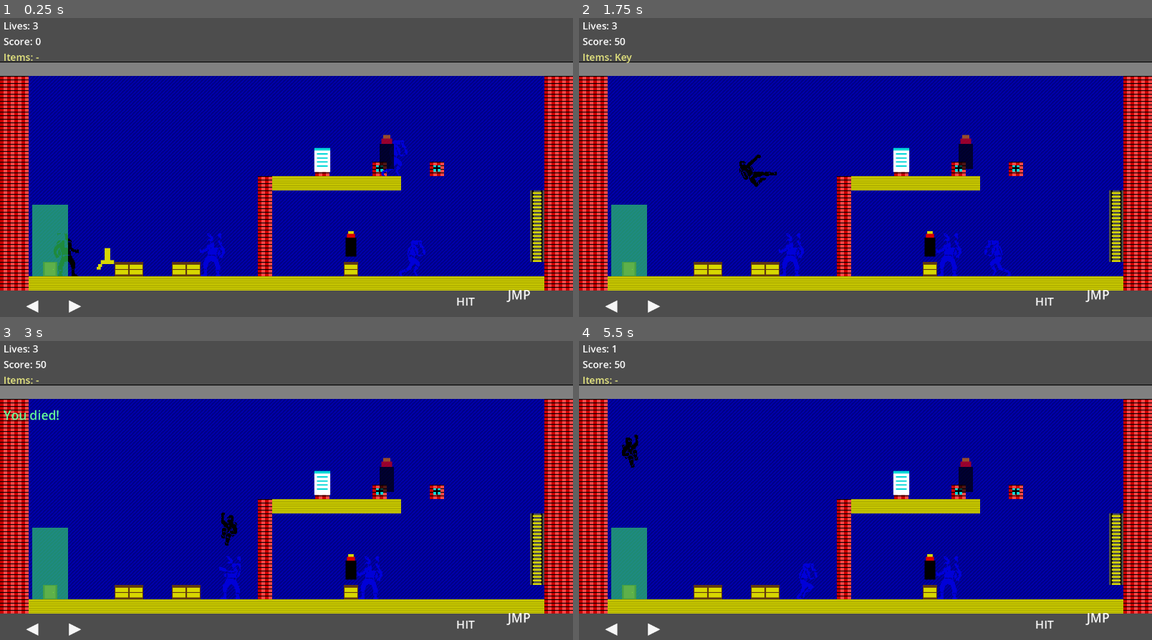
Above: before the commit, frames 1-4 (two rows, left to right).
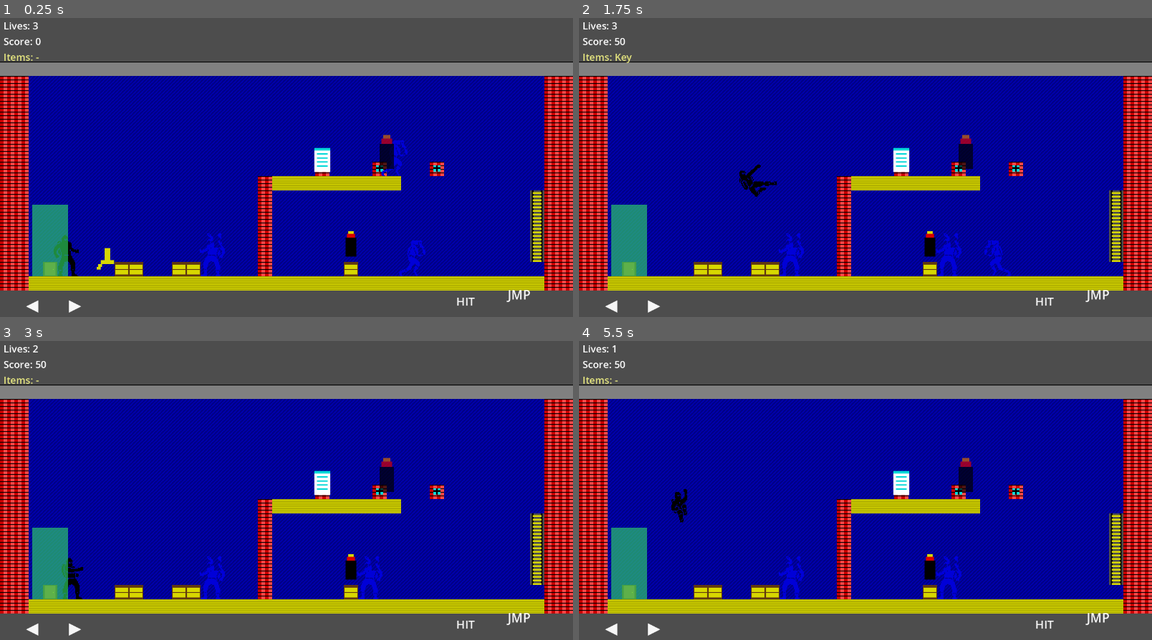
Above: after the commit, the same moments.

Repository: tormoz70/saboteur-92
Game: Godot game, scene res://scenes/main.tscn
Same seed, same stepped clock (60 frames per second), same inputs: the game is played once before the commit and once after it.
Inputs:
- Up to frame 1 (0.25 s): no input
- Up to frame 2 (1.75 s): hold Z (punch) 0.53-1.28 s; hold Right (move_right) from 0.53 s (still down); tap Space (jump) at 0.77, 0.8, 1.07, 1.35, 1.52 s; tap Z (punch) at 1.55 s
- Up to frame 3 (3 s): tap Space (jump) at 1.82, 2.3 s; release Right (move_right) at 2.03 s; hold Left (move_left) 2.03-2.78 s; hold Z (punch) 2.03-2.78 s; hold Right (move_right) from 2.78 s (still down); tap Z (punch) at 2.85 s
- Up to frame 4 (5.5 s): tap Space (jump) at 3.02, 3.32, 3.6, 3.77, 4.07, 4.52, 4.82, 5.3 s; release Right (move_right) at 4.28 s; hold Left (move_left) 4.28-5.03 s; tap Z (punch) at 4.35 s; hold Right (move_right) from 5.03 s (still down); hold Z (punch) from 5.03 s (still down)

The runs differ from the first frame. In frame 1, less than 0.1% of the frame differs, in the area x 9-14%, y 72-85%; in frame 2, 0.4%; in frame 3, 1.0%, in the area x 0-42%, y 1-87%; in frame 4, 0.7%.

Commit message:
Add saboteur92 player gameplay sprites and TAP character ripper.
Wire the hero to saboteur92_player.png with separate jump, jump_kick, and crouch animations. Update Aseprite sources for the player and guard, and add extract_from_tap.py to pull character frames from SABOTEU1.TAP.

Diff:
--- a/scenes/player/player.tscn
+++ b/scenes/player/player.tscn
@@ -1,7 +1,7 @@
-[gd_scene load_steps=16 format=3 uid="uid://player01scene"]
+[gd_scene load_steps=19 format=3 uid="uid://player01scene"]
 
 [ext_resource type="Script" path="res://scripts/player/player.gd" id="1"]
-[ext_resource type="Texture2D" path="res://assets/sprites/saboteur85_player.png" id="2"]
+[ext_resource type="Texture2D" path="res://assets/sprites/saboteur92_player.png" id="2"]
 
 [sub_resource type="RectangleShape2D" id="RectangleShape2D_body"]
 size = Vector2(14, 42)
@@ -38,27 +38,39 @@
 
 [sub_resource type="AtlasTexture" id="AtlasTexture_j0"]
 atlas = ExtResource("2")
-region = Rect2(288, 0, 48, 56)
+region = Rect2(384, 0, 48, 56)
+
+[sub_resource type="AtlasTexture" id="AtlasTexture_j1"]
+atlas = ExtResource("2")
+region = Rect2(432, 0, 48, 56)
 
 [sub_resource type="AtlasTexture" id="AtlasTexture_p0"]
 atlas = ExtResource("2")
-region = Rect2(336, 0, 48, 56)
+region = Rect2(288, 0, 48, 56)
 
 [sub_resource type="AtlasTexture" id="AtlasTexture_p1"]
 atlas = ExtResource("2")
-region = Rect2(384, 0, 48, 56)
+region = Rect2(336, 0, 48, 56)
 
 [sub_resource type="AtlasTexture" id="AtlasTexture_c0"]
 atlas = ExtResource("2")
-region = Rect2(432, 0, 48, 56)
+region = Rect2(480, 0, 48, 56)
 
 [sub_resource type="AtlasTexture" id="AtlasTexture_c1"]
 atlas = ExtResource("2")
-region = Rect2(480, 0, 48, 56)
+region = Rect2(528, 0, 48, 56)
 
 [sub_resource type="AtlasTexture" id="AtlasTexture_d0"]
 atlas = ExtResource("2")
-region = Rect2(528, 0, 48, 56)
+region = Rect2(0, 0, 48, 56)
+
+[sub_resource type="AtlasTexture" id="AtlasTexture_u0"]
+atlas = ExtResource("2")
+region = Rect2(576, 0, 48, 56)
+
+[sub_resource type="AtlasTexture" id="AtlasTexture_u1"]
+atlas = ExtResource("2")
+region = Rect2(624, 0, 48, 56)
 
 [sub_resource type="SpriteFrames" id="SpriteFrames_player"]
 animations = [{
@@ -71,6 +83,11 @@
 "loop": true,
 "name": &"jump",
 "speed": 1.0
+}, {
+"frames": [{"duration": 1.0, "texture": SubResource("AtlasTexture_j0")}, {"duration": 1.0, "texture": SubResource("AtlasTexture_j1")}],
+"loop": false,
+"name": &"jump_kick",
+"speed": 10.0
 }, {
 "frames": [{"duration": 1.0, "texture": SubResource("AtlasTexture_r0")}, {"duration": 1.0, "texture": SubResource("AtlasTexture_r1")}, {"duration": 1.0, "texture": SubResource("AtlasTexture_r2")}, {"duration": 1.0, "texture": SubResource("AtlasTexture_r3")}],
 "loop": true,
@@ -86,6 +103,11 @@
 "loop": true,
 "name": &"climb",
 "speed": 6.0
+}, {
+"frames": [{"duration": 1.0, "texture": SubResource("AtlasTexture_u0")}, {"duration": 1.0, "texture": SubResource("AtlasTexture_u1")}],
+"loop": true,
+"name": &"crouch",
+"speed": 4.0
 }, {
 "frames": [{"duration": 1.0, "texture": SubResource("AtlasTexture_d0")}],
 "loop": false,
--- a/scripts/player/player.gd
+++ b/scripts/player/player.gd
@@ -1,14 +1,21 @@
 extends CharacterBody2D
 
-enum State { IDLE, RUN, JUMP, CLIMB, PUNCH, DEAD }
+enum State { IDLE, RUN, JUMP, JUMP_KICK, CLIMB, CROUCH, PUNCH, DEAD }
 
 @export var speed: float = 150.0
+@export var crouch_speed: float = 60.0
 @export var jump_velocity: float = -300.0
 @export var gravity: float = 600.0
 @export var climb_speed: float = 120.0
 @export var punch_duration: float = 0.35
 
+const BODY_STAND_SIZE := Vector2(14, 42)
+const BODY_STAND_POS := Vector2(24, 35)
+const BODY_CROUCH_SIZE := Vector2(14, 24)
+const BODY_CROUCH_POS := Vector2(24, 44)
+
 @onready var anim: AnimatedSprite2D = $AnimatedSprite2D
+@onready var body_collision: CollisionShape2D = $CollisionShape2D
 @onready var punch_area: Area2D = $PunchArea
 @onready var ladder_detector: Area2D = $LadderDetector
 
@@ -34,17 +41,38 @@
 	can_climb = ladder_detector.get_overlapping_areas().size() > 0
 	on_ladder = can_climb and abs(Input.get_axis("move_up", "move_down")) > 0.0
 
-	if current_state == State.PUNCH:
+	if current_state == State.PUNCH or current_state == State.JUMP_KICK:
 		punch_timer -= delta
 		if punch_timer <= 0.0:
 			punch_area.monitoring = false
-			current_state = State.IDLE
+			if is_on_floor():
+				current_state = State.IDLE
+			else:
+				current_state = State.JUMP
 
-	if current_state != State.PUNCH and Input.is_action_just_pressed("punch"):
-		_start_punch()
+	if current_state != State.PUNCH and current_state != State.JUMP_KICK:
+		if Input.is_action_just_pressed("jump") and is_on_floor() and Input.is_action_pressed("punch"):
+			velocity.y = jump_velocity
+			_start_jump_kick()
+		elif Input.is_action_just_pressed("punch"):
+			if is_on_floor():
+				_start_punch()
+			else:
+				_start_jump_kick()
+		elif Input.is_action_just_pressed("jump") and is_on_floor():
+			velocity.y = jump_velocity
+			current_state = State.JUMP
 
 	if on_ladder:
 		_process_climb(delta)
+	elif current_state == State.JUMP_KICK:
+		if not is_on_floor():
+			velocity.y += gravity * delta
+		var direction := Input.get_axis("move_left", "move_right")
+		if direction:
+			velocity.x = direction * speed
+			facing = int(sign(direction))
+			anim.flip_h = facing < 0
 	elif current_state != State.PUNCH:
 		_process_platformer(delta)
 
@@ -56,17 +84,22 @@
 func _process_platformer(delta: float) -> void:
 	if not is_on_floor():
 		velocity.y += gravity * delta
-		current_state = State.JUMP
+		if current_state != State.JUMP:
+			current_state = State.JUMP
 	else:
 		if current_state == State.JUMP:
 			current_state = State.IDLE
 
-	if Input.is_action_just_pressed("jump") and is_on_floor():
-		velocity.y = jump_velocity
-		current_state = State.JUMP
-
 	var direction := Input.get_axis("move_left", "move_right")
-	if direction:
+	if is_on_floor() and Input.is_action_pressed("move_down"):
+		if direction:
+			velocity.x = direction * crouch_speed
+			facing = int(sign(direction))
+			anim.flip_h = facing < 0
+		else:
+			velocity.x = move_toward(velocity.x, 0.0, crouch_speed)
+		current_state = State.CROUCH
+	elif direction:
 		velocity.x = direction * speed
 		facing = int(sign(direction))
 		anim.flip_h = facing < 0
@@ -78,7 +111,7 @@
 
 
 func _try_unstuck() -> void:
-	if not is_on_floor() or current_state == State.PUNCH or on_ladder:
+	if not is_on_floor() or current_state == State.PUNCH or current_state == State.JUMP_KICK or current_state == State.CROUCH or on_ladder:
 		return
 	var direction := Input.get_axis("move_left", "move_right")
 	if direction == 0.0 or absf(velocity.x) > 8.0:
@@ -99,23 +132,46 @@
 	current_state = State.PUNCH
 	punch_timer = punch_duration
 	punch_area.monitoring = true
-	punch_area.position.x = 24.0 * facing
+	punch_area.position = Vector2(24.0 * facing + 12.0, 19.0)
+
+
+func _start_jump_kick() -> void:
+	current_state = State.JUMP_KICK
+	punch_timer = punch_duration
+	punch_area.monitoring = true
+	punch_area.position = Vector2(24.0 * facing + 12.0, 19.0)
 
 
 func _update_animation() -> void:
+	var crouching := current_state == State.CROUCH
+	_set_body_crouch(crouching)
 	match current_state:
 		State.CLIMB:
 			anim.play("climb")
 		State.PUNCH:
 			anim.play("punch")
+		State.JUMP_KICK:
+			anim.play("jump_kick")
 		State.JUMP:
 			anim.play("jump")
 		State.RUN:
 			anim.play("run")
+		State.CROUCH:
+			anim.play("crouch")
 		State.DEAD:
 			anim.play("death")
 		_:
 			anim.play("idle")
+
+
+func _set_body_crouch(crouching: bool) -> void:
+	var shape := body_collision.shape as RectangleShape2D
+	if crouching:
+		shape.size = BODY_CROUCH_SIZE
+		body_collision.position = BODY_CROUCH_POS
+	else:
+		shape.size = BODY_STAND_SIZE
+		body_collision.position = BODY_STAND_POS
 
 
 func take_damage() -> void:
Binary file added: assets/sprites/saboteur92_guard.aseprite
Binary file added: assets/sprites/saboteur92_guard.png
Binary file changed: assets/sprites/saboteur92_player.aseprite
Binary file changed: assets/sprites/saboteur92_player.png
Binary file changed: assets/sprites/saboteur92_player_bkp1.aseprite
Not shown, added: tools/saboteur_rip/extract_from_tap.py
